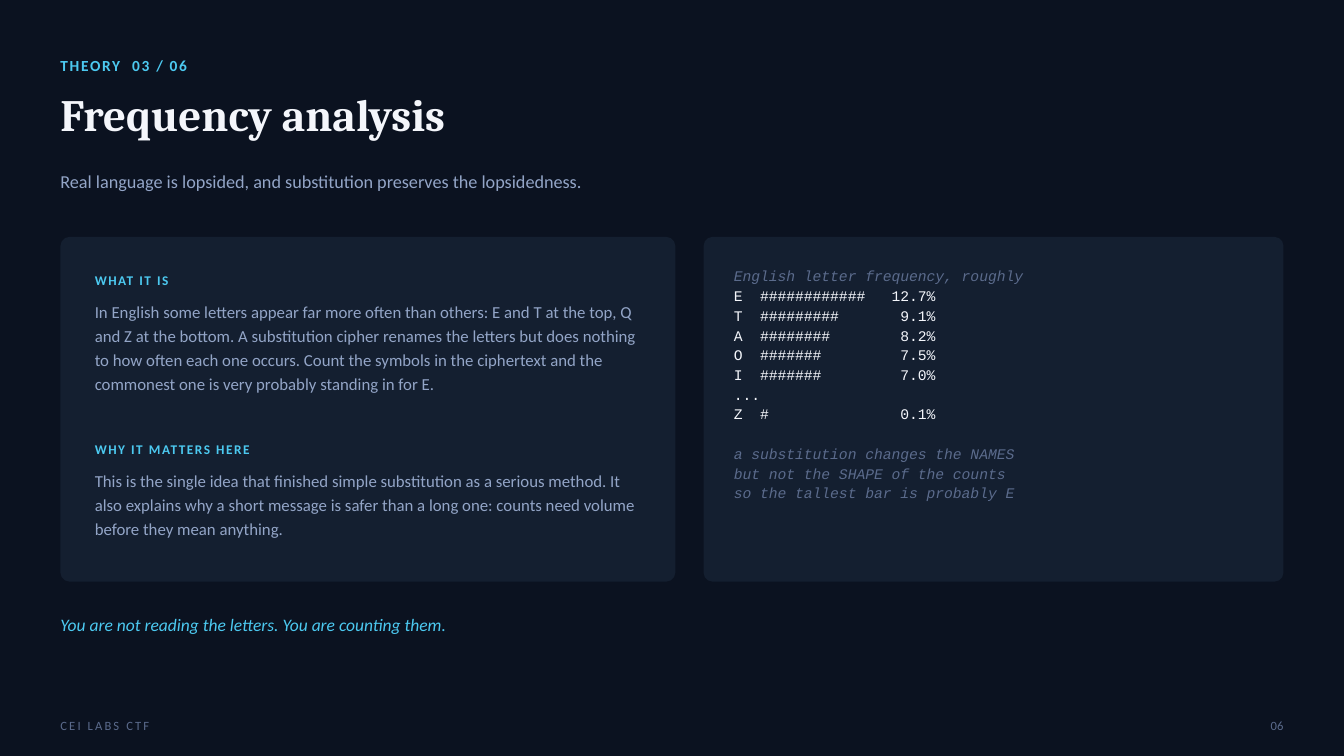
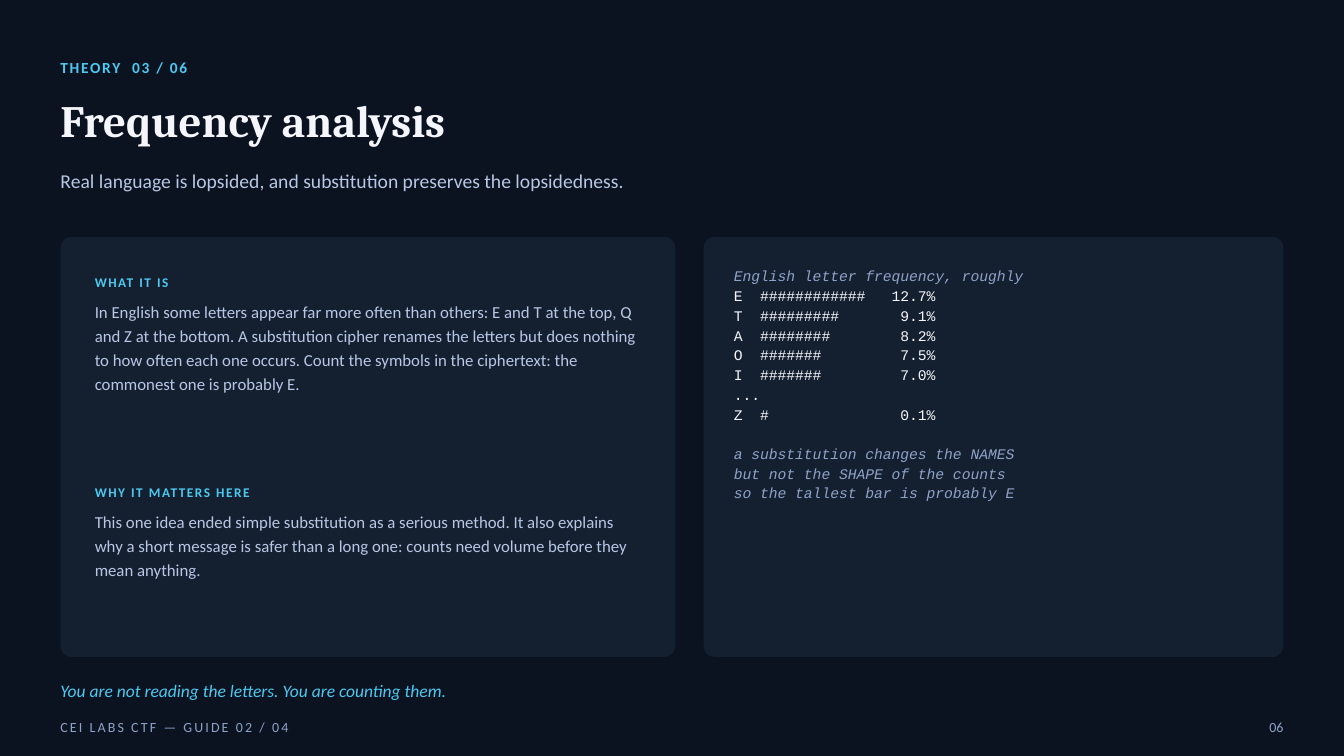
Before and after one commit to stoptalkingishh/cei-labs-event, a slide deck: slide 6 of presentation/game-guides/CEI-Labs-Game-Guide-02-Krypton.pptx. Drawn at 1344x756 pixels with LibreOffice and Linux fonts; fonts in the diff are those of the drawing. Boxes give left, top, right and bottom in pixels: in the first picture for what was removed or moved away, otherwise in the second. Text is boxed around its words. In the diff, an @@ line names an element or a change of style, - is before the commit and + after.

```diff
--- a/presentation/game-guides/CEI-Labs-Game-Guide-02-Krypton.pptx
+++ b/presentation/game-guides/CEI-Labs-Game-Guide-02-Krypton.pptx
@@ text "Real language is lopsided, and ..." at bbox=[60, 174, 623, 192]: size 13 to 14 pt, text colour #93A5C7 to #B8C7E4 @@
@@ rounded rectangle: place and size @@
-rounded rectangle at bbox=[60, 237, 676, 582]
+rounded rectangle at bbox=[60, 237, 676, 657]
@@ rounded rectangle: place and size @@
-rounded rectangle at bbox=[704, 237, 1284, 582]
+rounded rectangle at bbox=[704, 237, 1284, 657]
@@ text at bbox=[734, 271, 1023, 501]: text colour #5B6B8C to #8FA3C8 in "English letter frequency, roughly", "a substitution changes the NAMES", "but not the SHAPE of the counts", "so the tallest bar is probably E" @@
@@ text at bbox=[95, 306, 636, 393]: text changed; text colour #93A5C7 to #B8C7E4 @@
-In English some letters appear far more often than others: E and T at the top, Q and Z at the bottom. A substitution cipher renames the letters but does nothing to how often each one occurs. Count the symbols in the ciphertext and the commonest one is very probably standing in for E.
+In English some letters appear far more often than others: E and T at the top, Q and Z at the bottom. A substitution cipher renames the letters but does nothing to how often each one occurs. Count the symbols in the ciphertext: the commonest one is probably E.
@@ text "WHY IT MATTERS HERE": place and size @@
-text "WHY IT MATTERS HERE" at bbox=[95, 437, 641, 463]
+text "WHY IT MATTERS HERE" at bbox=[95, 478, 641, 504]
@@ text at bbox=[95, 516, 626, 579]: text changed; text colour #93A5C7 to #B8C7E4 @@
-This is the single idea that finished simple substitution as a serious method. It also explains why a short message is safer than a long one: counts need volume before they mean anything.
+This one idea ended simple substitution as a serious method. It also explains why a short message is safer than a long one: counts need volume before they mean anything.
@@ line spacing 1 to 1.2 in 5 elements at bbox=[60, 50, 1284, 81], bbox=[60, 106, 445, 147], bbox=[95, 267, 641, 293], bbox=[95, 478, 641, 504], bbox=[60, 685, 446, 700] @@
@@ text "You are not reading the ...": place and size @@
-text "You are not reading the ..." at bbox=[60, 619, 446, 634]
+text "You are not reading the ..." at bbox=[60, 685, 446, 700]
@@ text "06" at bbox=[1269, 722, 1283, 732]: size 9 to 10 pt, text colour #5B6B8C to #8FA3C8; line spacing 1 to 1.2 @@
@@ text at bbox=[60, 723, 288, 732]: text changed; size 9 to 10 pt; text colour #5B6B8C to #8FA3C8 @@
-CEI LABS CTF
+CEI LABS CTF — GUIDE 02 / 04
```
Also in this commit, not shown: 11 other slides changed, 2 other files.
